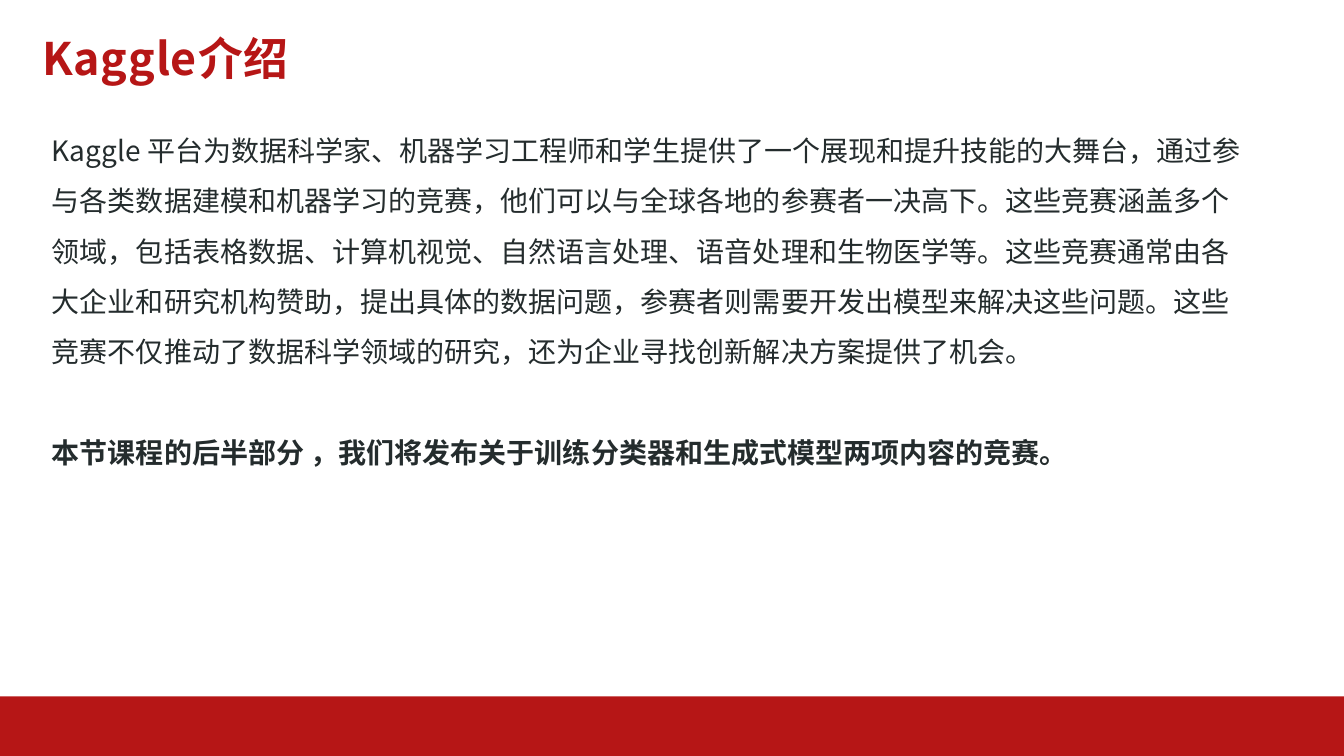
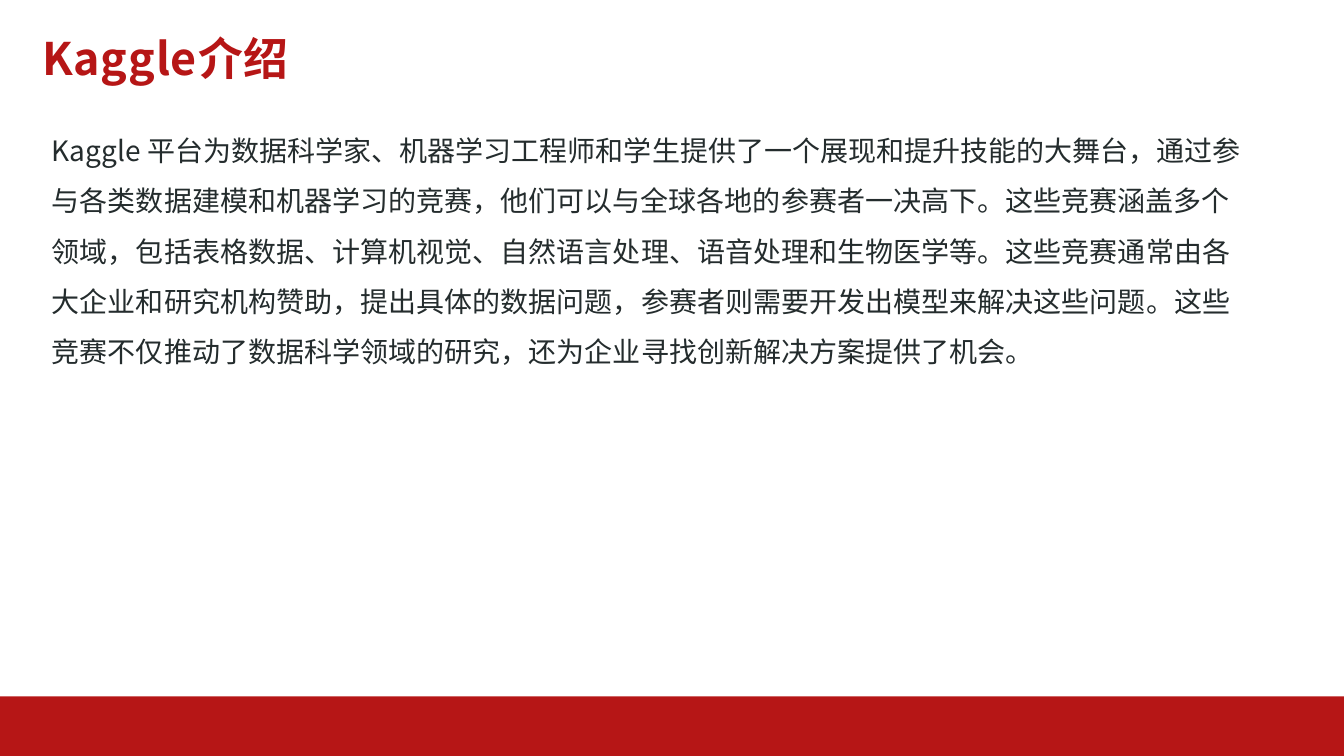
Before and after one commit to AI-Basic-Education/SJTU-Undergraduate-AI-basis, a slide deck: slide 25 of PPT/第13-14节-卷积网络.pptx (slide 23 before the commit). Drawn at 1344x756 pixels with LibreOffice and Linux fonts; fonts in the diff are those of the drawing; background and template pictures are left out. Boxes give left, top, right and bottom in pixels: in the first picture for what was removed or moved away, otherwise in the second. Text is boxed around its words. In the diff, an @@ line names an element or a change of style, - is before the commit and + after.

```diff
--- a/PPT/第13-14节-卷积网络.pptx
+++ b/PPT/第13-14节-卷积网络.pptx
@@ text at (52,439,1068,467): paragraph removed @@
-本节课程的后半部分 ，我们将发布关于训练分类器和生成式模型两项内容的竞赛。
```
Also in this commit, not shown: 10 other slides changed, 2 slides added, 8 other files.
